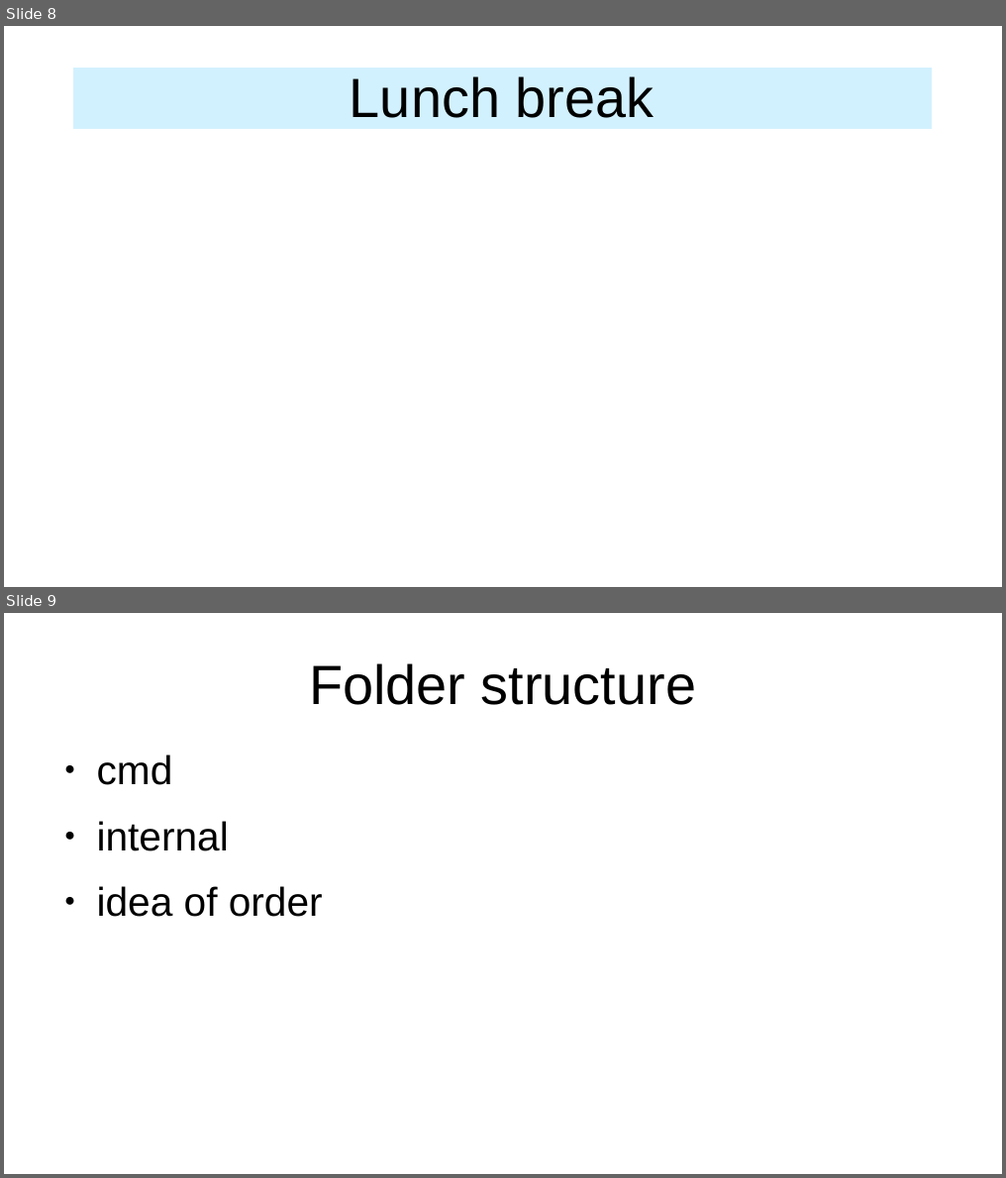
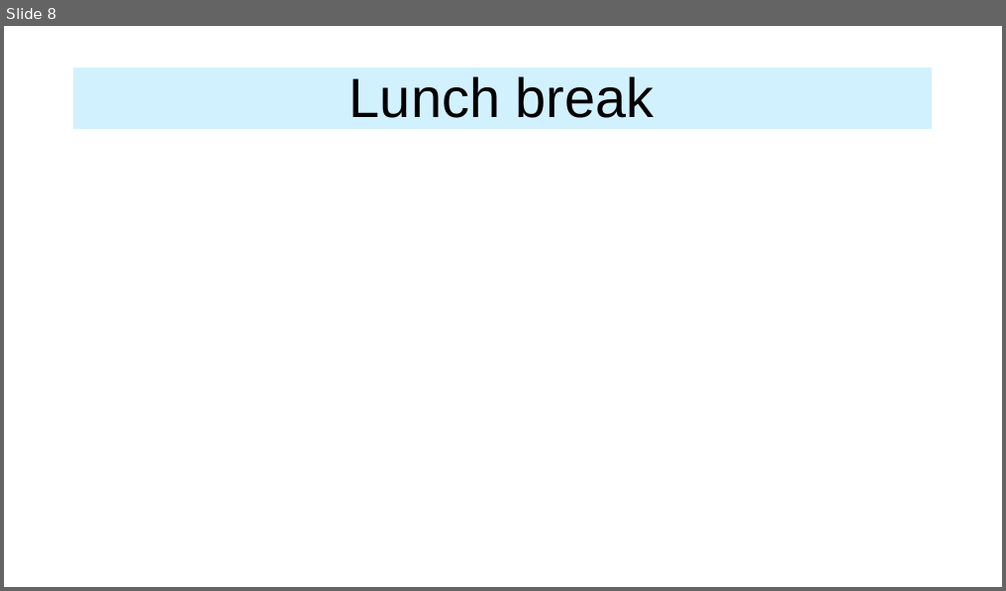
Before and after one commit to axis-go-course/spiderman, a slide deck: presentation.odp. Shown one above the other, each under a label of ours: slides 8 and 9 before the commit, slide 8 after it. The pictures are 1006x1178 and 1006x591 pixels, drawn with LibreOffice and Linux fonts; fonts in the diff are those of the drawing. Boxes give left, top, right and bottom in pixels: in the first picture for what was removed or moved away, otherwise in the second. Text is boxed around its words. In the diff, an @@ line names an element or a change of style, - is before the commit and + after.

```diff
--- a/presentation.odp
+++ b/presentation.odp
@@ slide 9 removed at <box>4,613,1002,1174</box>, background #FFFFFF @@
@@ title removed at <box>309,663,696,705</box> @@
-Folder structure
@@ text removed at <box>97,755,323,917</box> @@
-● cmd
-● internal
-● idea of order
```
Also in this commit, not shown: 1 slide changed, 2 slides added, 4 other slides removed, 4 other files.
